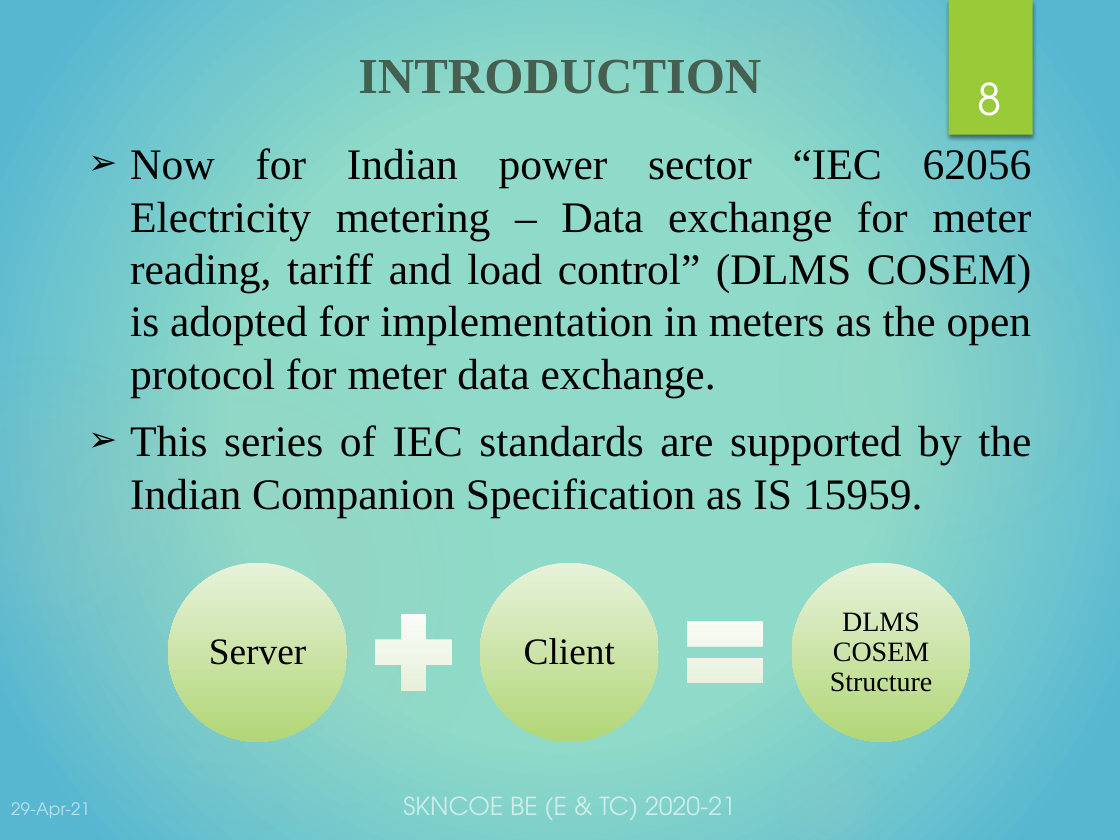
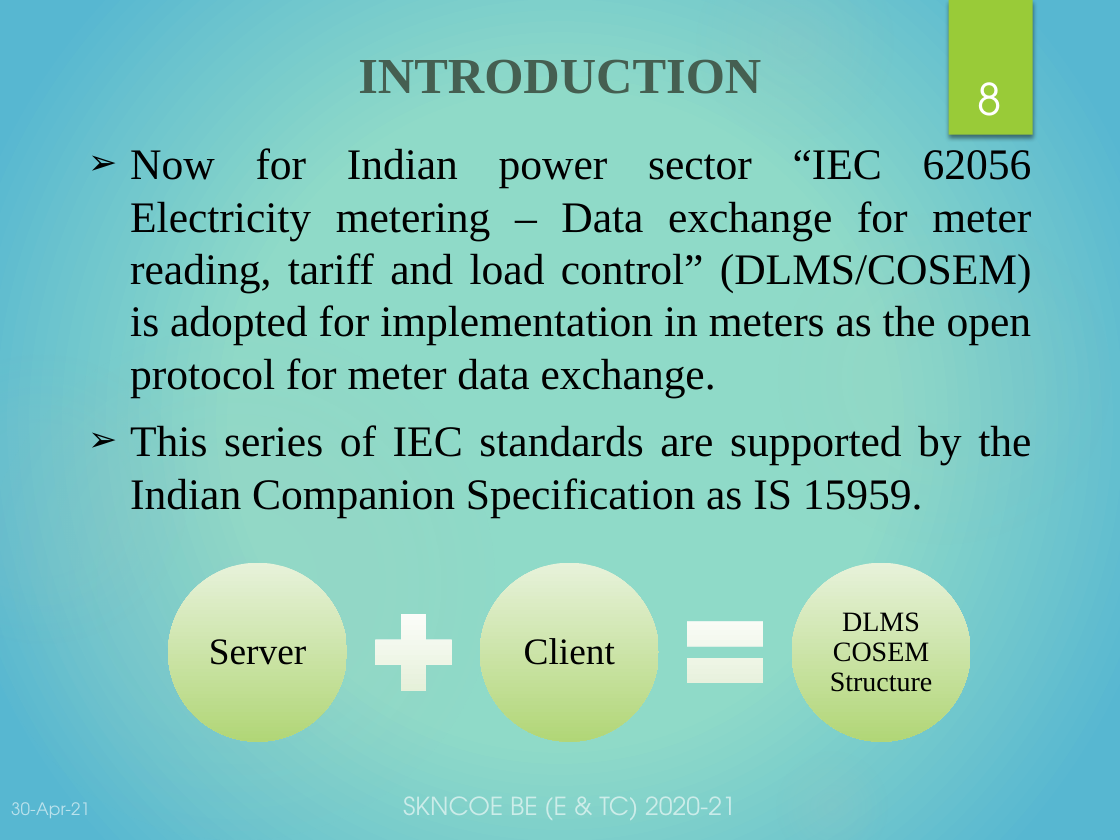
Before and after one commit to WorkWithSoham/Optical_Port_Data_Communication, a slide deck: slide 8 of FINAL OpticalPort-DataCommunication.pptx. Drawn at 1120x840 pixels with LibreOffice and Linux fonts; fonts in the diff are those of the drawing. Boxes give left, top, right and bottom in pixels: in the first picture for what was removed or moved away, otherwise in the second. Text is boxed around its words. In the diff, an @@ line names an element or a change of style, - is before the commit and + after.

```diff
--- a/FINAL OpticalPort-DataCommunication.pptx
+++ b/FINAL OpticalPort-DataCommunication.pptx
@@ text at bbox=[130, 148, 1032, 397]: text changed @@
-➢ Now for Indian power sector “IEC 62056 Electricity metering – Data exchange for meter reading, tariff and load control” (DLMS COSEM) is adopted for implementation in meters as the open protocol for meter data exchange.
+➢ Now for Indian power sector “IEC 62056 Electricity metering – Data exchange for meter reading, tariff and load control” (DLMS/COSEM) is adopted for implementation in meters as the open protocol for meter data exchange.
@@ text at bbox=[11, 802, 90, 818]: text changed @@
-29-Apr-21
+30-Apr-21
```
Also in this commit, not shown: 29 other slides changed.
